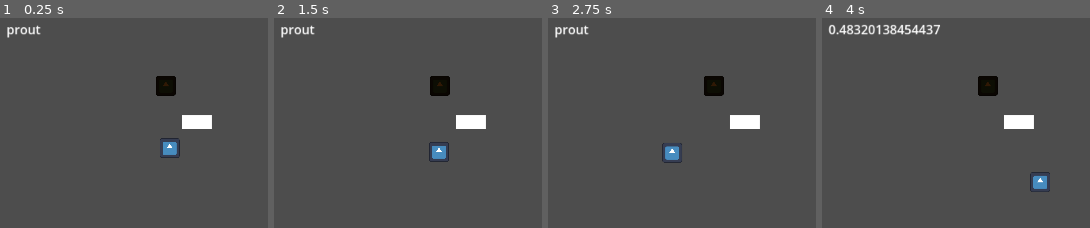
Above: before the commit, frames 1-4 (left to right).
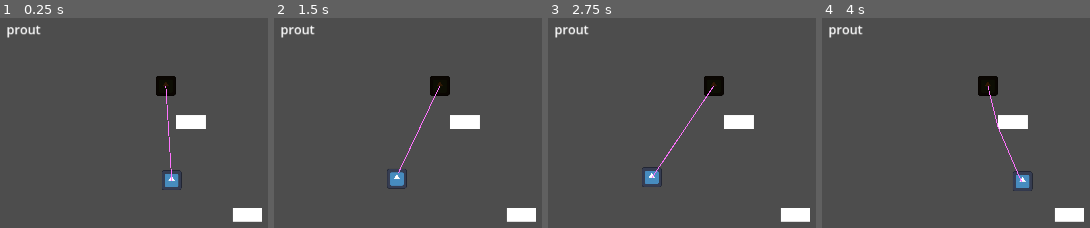
Above: after the commit, the same moments.

Repository: nicso/pendulum
Game: Godot game, scene res://world.tscn
Same seed, same stepped clock (60 frames per second), same inputs: the game is played once before the commit and once after it. The engine's default icon, where the game draws it, is replaced by a stand-in: a white triangle on a blue panel in a dark square.
Inputs:
- Up to frame 1 (0.25 s): no input
- Up to frame 2 (1.5 s): hold Right (game_shoot_right) 0.53-1.28 s; hold S (game_move_down) from 1.28 s (still down)
- Up to frame 3 (2.75 s): release S (game_move_down) at 2.03 s; hold Right (game_shoot_right) from 2.03 s (still down)
- Up to frame 4 (4 s): release Right (game_shoot_right) at 2.78 s; hold W (game_move_up) 2.78-3.53 s; hold Left (game_shoot_left) from 3.53 s (still down)

The runs differ from the first frame. In frame 1, 2.0% of the frame differs, in the area x 59-98%, y 32-98%; in frame 2, 2.1%; in frame 3, 2.1%; in frame 4, 3.3%, in the area x 2-98%, y 3-98%.

Commit message:
better solution

Diff:
--- a/player_movements.gd
+++ b/player_movements.gd
@@ -2,74 +2,91 @@
 
 @onready var anchor: Node2D = %Anchor
 @onready var ray: RayCast2D = %Ray
-@onready var line: Line = %Line2D
+@onready var line: Line2D = %Line2D
 
 var velocity := Vector2.ZERO
-var gravity := Vector2(0, 4980)
-var rope_length :=400.0
+var gravity := Vector2(0, 980)
+var rope_length_max := 600.0
 var damping := 0.98
+var rope_elasticity := 1280
 
-var anchor_points := [(0.0)]
+var anchor_points := [Vector2(0,0),Vector2(0,0)]
 var collider
 @onready var debug: Control = %Debug
 
+func _physics_process(delta: float) -> void:
+	if anchor_points.size() > line.points.size():
+		line.add_point(Vector2.ZERO)
+	if line.points.size() > anchor_points.size():
+		line.remove_point(0)
+	assign_start_and_end()
+	draw_segments()
+	detect_collision_on_segments()
+
+	if calculate_rope_total_length() > rope_length_max:
+		global_position -= (global_position - anchor_points[anchor_points.size()-2]).normalized() * rope_elasticity * delta
+	if calculate_rope_total_length() < rope_length_max:
+		global_position += (global_position - anchor_points[anchor_points.size()-2]).normalized() * rope_elasticity * delta
+	global_position += gravity * delta
+
+
+func calculate_rope_total_length() -> int:
+	var length := 0.0
+	for i in len(anchor_points):
+		if i < anchor_points.size() - 1:
+			length += anchor_points[i].distance_to(anchor_points[i+1])
+	return length
+
+func assign_start_and_end():
+	anchor_points[0] = anchor.global_position
+	anchor_points[anchor_points.size() - 1] = global_position
+
+
+func distribute_segments():
+	pass
+
+func add_segment(point:Vector2):
+	anchor_points.append(point)
+	anchor_points[anchor_points.size() - 2] = point
+	pass
+
+func detect_collision_on_segments():
+	for i in len(anchor_points):
+		if i > 0:
+			#var a = anchor_points[i-1] - anchor_points[i] as Vector2
+			var ray_param = PhysicsRayQueryParameters2D.new()
+			ray_param.from = anchor_points[i-1]
+			ray_param.to = anchor_points[i]
+			ray_param.collide_with_areas = true
+			var space_state = get_world_2d().direct_space_state
+			var result = space_state.intersect_ray(ray_param)
+			if result:
+				var exist := false
+				for point: Vector2 in anchor_points:
+					if point.distance_squared_to(result.get("position")) < 0.2:
+						exist = true
+				if not exist:
+					add_segment(result.get("position"))
+
+
+	pass
+
+
+func draw_segments():
+	for i in len(anchor_points):
+		line.set_point_position(i, anchor_points[i])
+
 
 func _process(delta: float) -> void:
-	if anchor == null:
-		pass
+	handle_player_controls(delta)
 
-	anchor_points[0] = anchor.global_position
-	velocity += gravity * delta
-	position += velocity * delta
+func handle_player_controls(delta):
+	if Input.is_action_pressed("game_move_up"):
+		rope_length_max -= delta * 130.0
+	if Input.is_action_pressed("game_move_down"):
+		rope_length_max += delta * 130.0
 
-	var to_node = position - anchor_points.back()
-	var direction = to_node.normalized()
-	var current_length = to_node.length()
-
-	if current_length != 0:
-		position = anchor_points.back() + direction * rope_length
-		var tangent = Vector2(-direction.y, direction.x)
-		var tangential_velocity = velocity.project(tangent)
-		var radial_velocity = velocity.project(direction)
-		var dot = velocity.normalized().dot(direction)
-		radial_velocity *= 1.0 - clamp(abs(dot), 0.0, 1.0) * 0.2  # 0.3 = force du frein
-		velocity = tangential_velocity + radial_velocity
-
-
-		velocity *= damping
-
-		# cast for obstacles
-
-		ray.target_position = anchor_points.back() - global_position
-
-		if ray.is_colliding():
-			if ray.get_collision_point().y != anchor_points.back()[1]:
-				anchor_points.append(ray.get_collision_point())
-				var col = ray.get_collision_point()
-		elif anchor_points.size() > 1:
-			anchor_points.pop_back()
-		if anchor_points.size() > 1:
-			var last_segment := ray.get_collision_point() - global_position
-			var previous_segment =  anchor_points[anchor_points.size() - 2] - anchor_points[anchor_points.size() - 1]
-			var dot_ = last_segment.normalized().dot(previous_segment.normalized())
-			var dbg = debug.get_child(0) as Label
-			dbg.text =  str(dot_)
-			print(dot_ )
-
-			if dot_ < 0:
-				anchor_points.pop_back()
-
-		# draw rope
-		if anchor:
-			line.target1 = self
-			line.target2 = anchor
-
-		if Input.is_action_pressed("game_move_up"):
-			rope_length -= delta * 130.0
-		if Input.is_action_pressed("game_move_down"):
-			rope_length += delta * 130.0
-
-		if Input.is_action_pressed("game_shoot_left"):
-			position.x += delta * 900.0
-		if Input.is_action_pressed("game_shoot_right"):
-			position.x -= delta * 900.0
+	if Input.is_action_pressed("game_shoot_left"):
+		position.x += delta * 900.0
+	if Input.is_action_pressed("game_shoot_right"):
+		position.x -= delta * 900.0
--- a/world.tscn
+++ b/world.tscn
@@ -1,9 +1,8 @@
-[gd_scene load_steps=7 format=3 uid="uid://byvem1q0s33il"]
+[gd_scene load_steps=6 format=3 uid="uid://byvem1q0s33il"]
 
 [ext_resource type="Texture2D" uid="uid://cqhohrwfcd088" path="res://icon.svg" id="1_fj7yv"]
 [ext_resource type="Script" uid="uid://csbky6f2txrmg" path="res://player_movements.gd" id="1_tlwt5"]
 [ext_resource type="Script" uid="uid://6t5iof7pdtwi" path="res://anchor_movements.gd" id="2_tlwt5"]
-[ext_resource type="Script" uid="uid://bec8hh6qd2054" path="res://line_2d.gd" id="3_aqk2v"]
 [ext_resource type="PackedScene" uid="uid://dr1wcgf5ip32k" path="res://debug.tscn" id="5_036b0"]
 
 [sub_resource type="RectangleShape2D" id="RectangleShape2D_tlwt5"]
@@ -25,11 +24,12 @@
 
 [node name="Line2D" type="Line2D" parent="Player"]
 unique_name_in_owner = true
-visible = false
-scale = Vector2(11.3158, 4.605)
-points = PackedVector2Array(0, 0, 13.98, 0)
-width = 1.0
-script = ExtResource("3_aqk2v")
+top_level = true
+z_index = 750
+points = PackedVector2Array(0, 0, 0, 100)
+width = 6.0
+default_color = Color(1, 0.45098, 1, 1)
+joint_mode = 2
 
 [node name="Anchor" type="Node2D" parent="."]
 unique_name_in_owner = true
@@ -42,7 +42,7 @@
 texture = ExtResource("1_fj7yv")
 
 [node name="Area2D" type="Area2D" parent="."]
-position = Vector2(181, -62)
+position = Vector2(142, -62)
 scale = Vector2(9.52, 4.28)
 metadata/_edit_group_ = true
 
@@ -50,6 +50,17 @@
 shape = SubResource("RectangleShape2D_tlwt5")
 
 [node name="Polygon2D" type="Polygon2D" parent="Area2D"]
+polygon = PackedVector2Array(-10, -10, -10, 10, 10, 10, 10, -10)
+
+[node name="Area2D2" type="Area2D" parent="."]
+position = Vector2(506, 534)
+scale = Vector2(9.52, 4.28)
+metadata/_edit_group_ = true
+
+[node name="CollisionShape2D" type="CollisionShape2D" parent="Area2D2"]
+shape = SubResource("RectangleShape2D_tlwt5")
+
+[node name="Polygon2D" type="Polygon2D" parent="Area2D2"]
 polygon = PackedVector2Array(-10, -10, -10, 10, 10, 10, 10, -10)
 
 [node name="Camera2D" type="Camera2D" parent="."]
